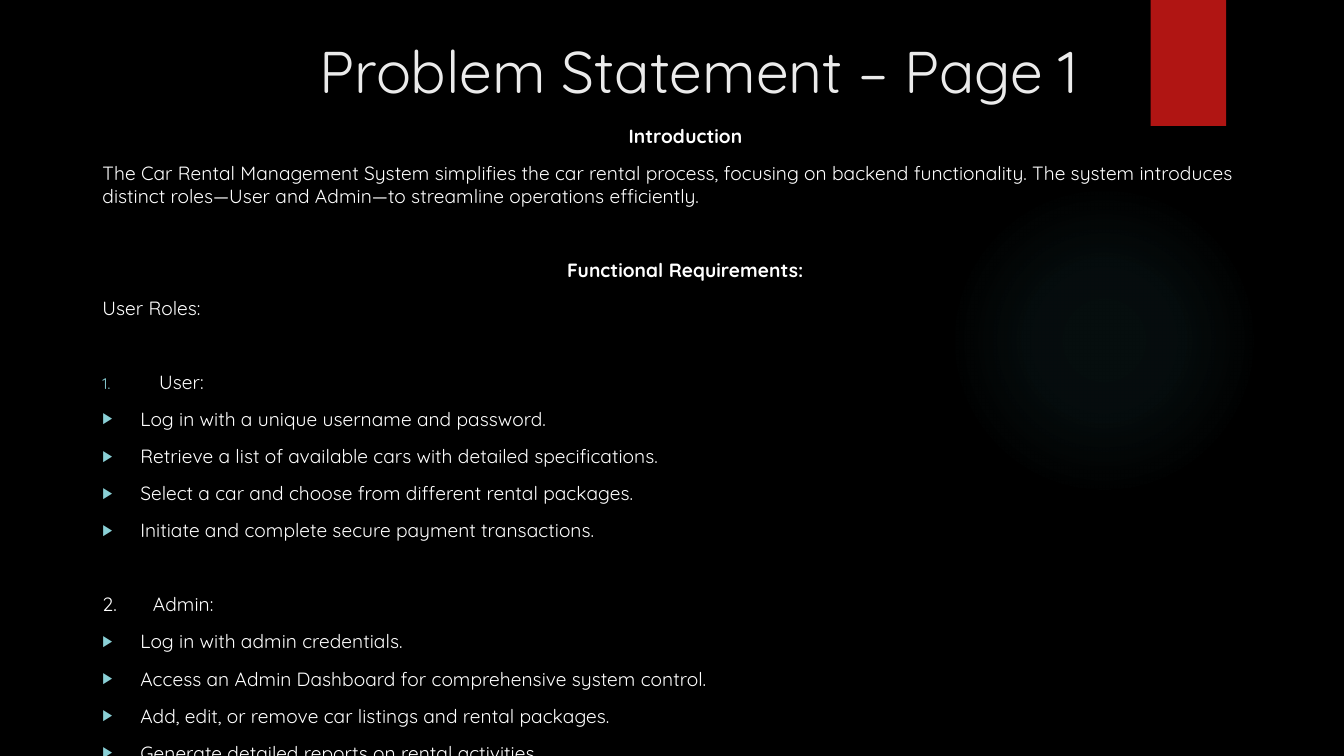
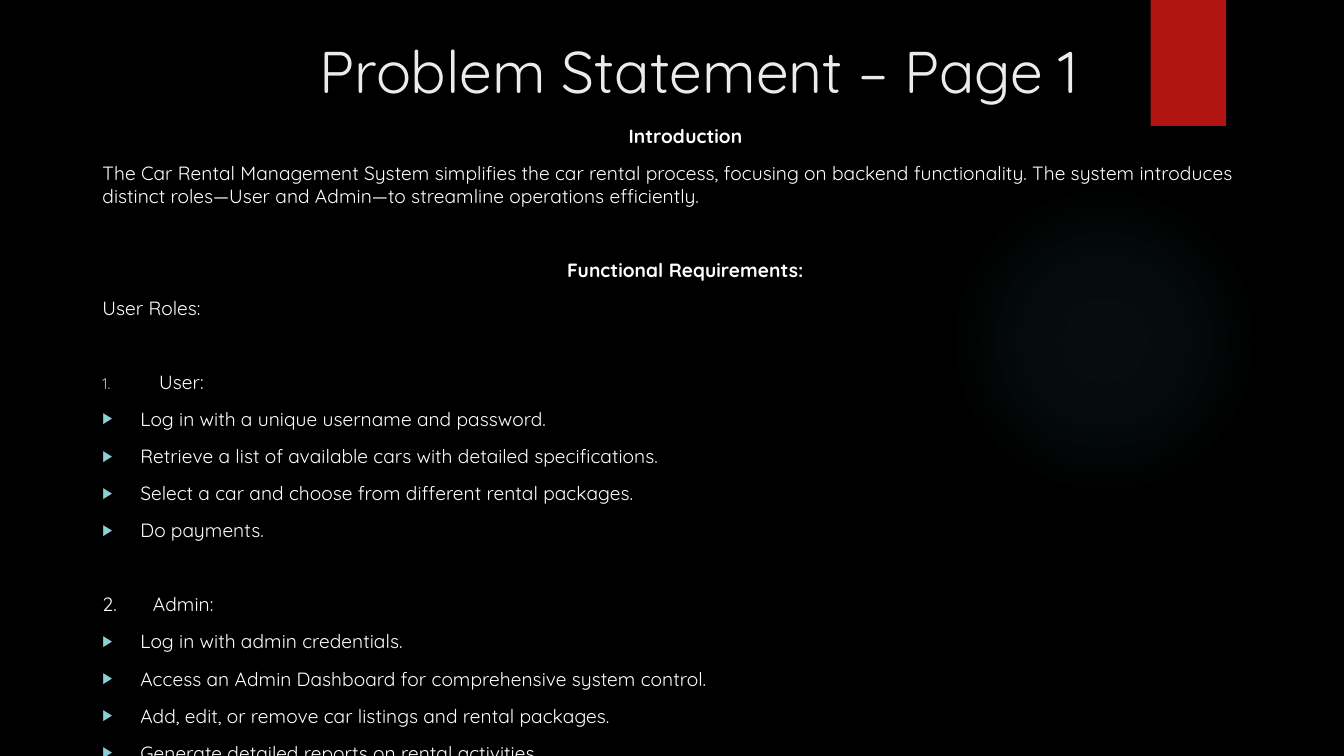
Before and after one commit to sulemanwains/cs489-project, a slide deck: slide 2 of Project Presentation.pptx. Drawn at 1344x756 pixels with LibreOffice and Linux fonts; fonts in the diff are those of the drawing; background and template pictures are left out. Boxes give left, top, right and bottom in pixels: in the first picture for what was removed or moved away, otherwise in the second. Text is boxed around its words. In the diff, an @@ line names an element or a change of style, - is before the commit and + after.

```diff
--- a/Project Presentation.pptx
+++ b/Project Presentation.pptx
@@ text at box(140, 523, 264, 541): text changed @@
-▶ Initiate and complete secure payment transactions.
+▶ Do payments.
```
Also in this commit, not shown: 1 other slide changed.
